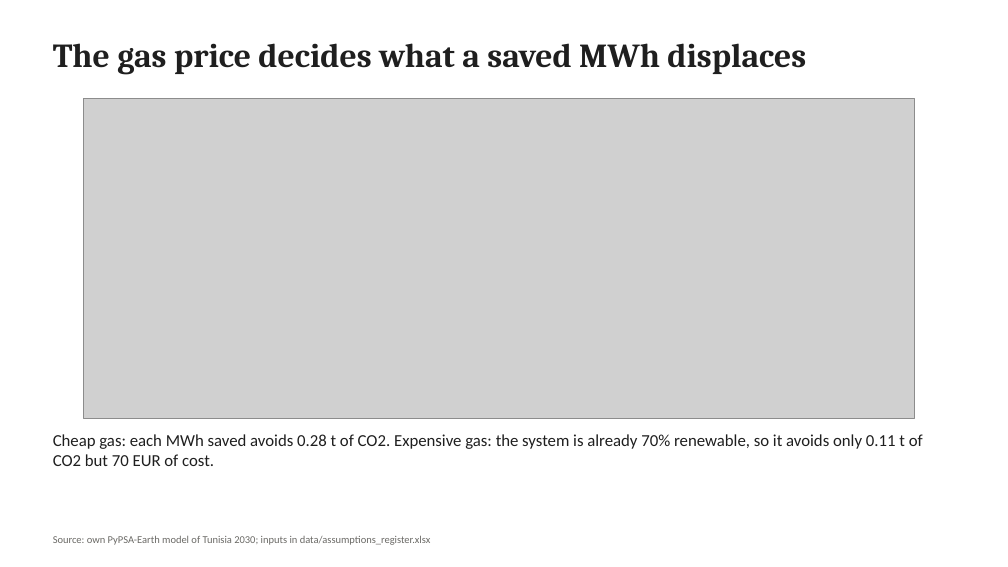
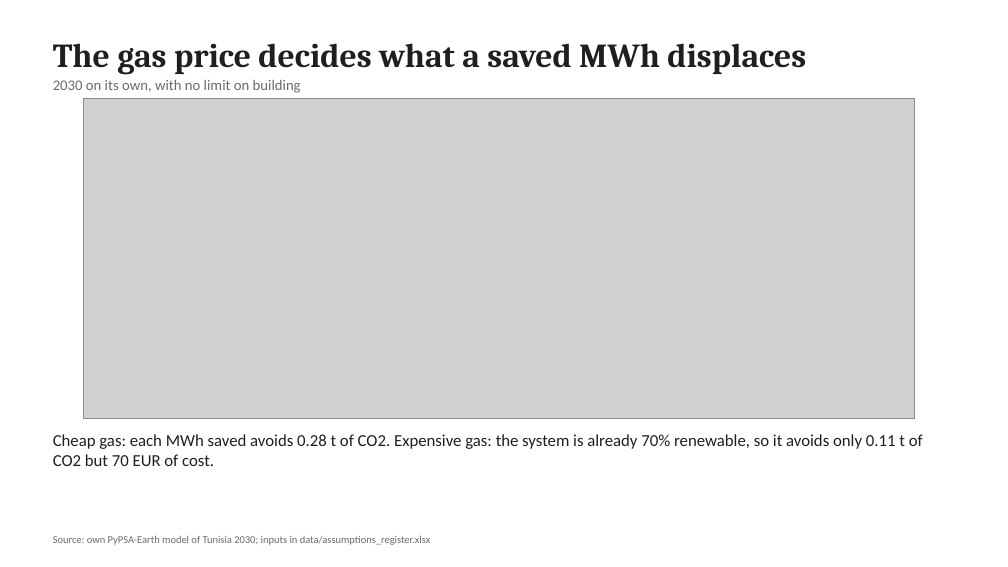
Before and after one commit to RayenRomdhani/tunisia-saved-mwh, a slide deck: slide 7 of report/deck.pptx. Drawn at 1008x567 pixels with LibreOffice and Linux fonts; fonts in the diff are those of the drawing; grey boxes stand for pictures. Boxes give left, top, right and bottom in pixels: in the first picture for what was removed or moved away, otherwise in the second. Text is boxed around its words. In the diff, an @@ line names an element or a change of style, - is before the commit and + after.

```diff
--- a/report/deck.pptx
+++ b/report/deck.pptx
@@ text added at (53, 80, 301, 93), 14 pt, text #6B6A66 @@
+2030 on its own, with no limit on building
```
Also in this commit, not shown: 7 other slides changed, 3 other files.
